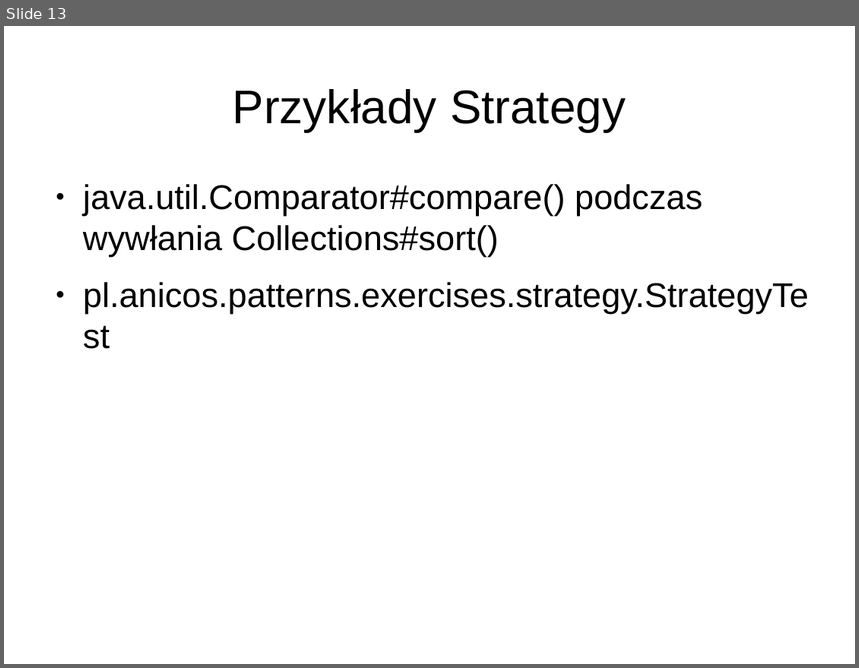
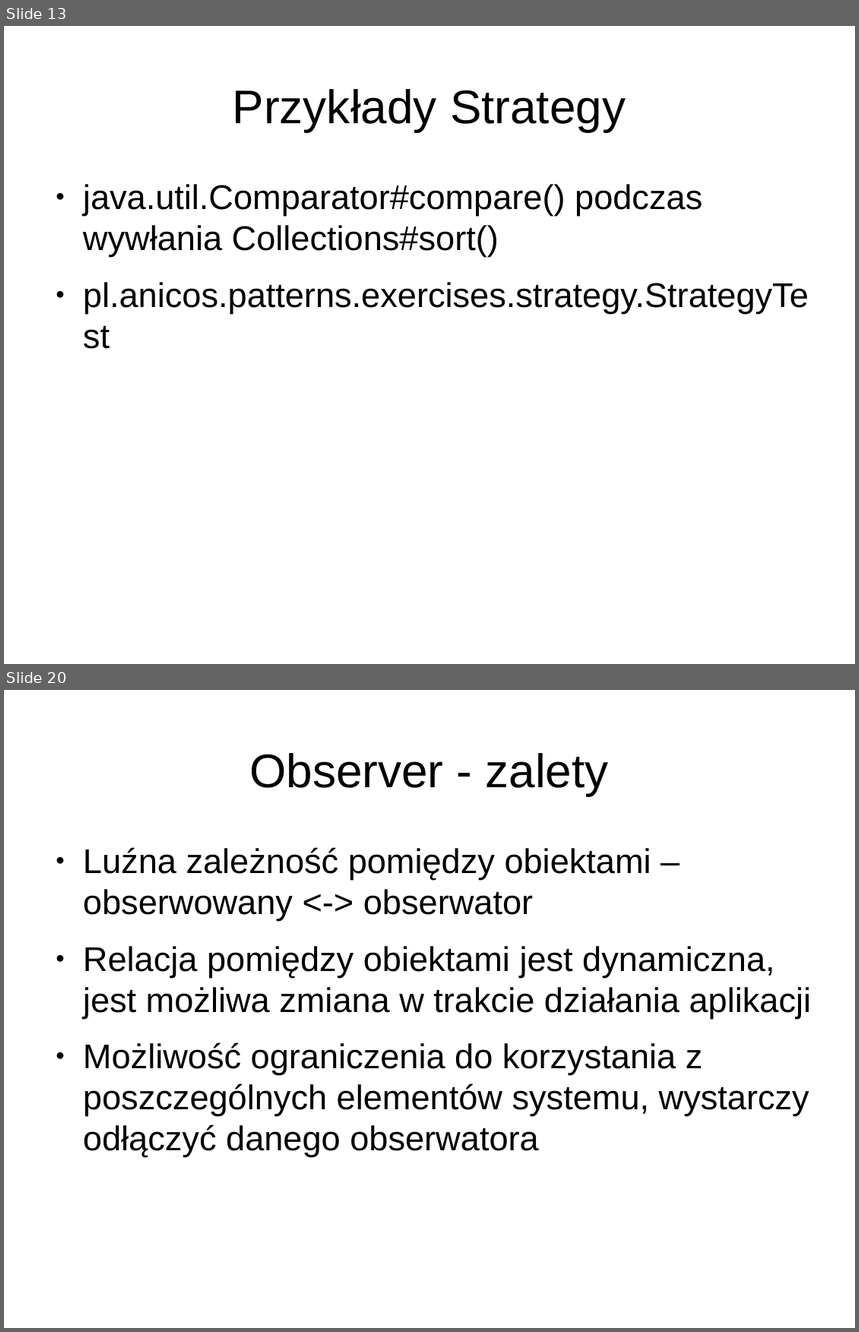
Before and after one commit to anicos/wzorce-projektowe-prezentacja, a slide deck: Part_3.odp. Shown one above the other, each under a label of ours: slide 13 before the commit, slides 13 and 20 after it; the slides between them are not shown. The pictures are 859x668 and 859x1332 pixels, drawn with LibreOffice and Linux fonts; fonts in the diff are those of the drawing. Boxes give left, top, right and bottom in pixels: in the first picture for what was removed or moved away, otherwise in the second. Text is boxed around its words. In the diff, an @@ line names an element or a change of style, - is before the commit and + after.

```diff
--- a/Part_3.odp
+++ b/Part_3.odp
@@ slide 20 added at [4, 690, 855, 1328], background #FFFFFF @@
@@ title added at [249, 753, 609, 796], 44 pt, text #000000 @@
+Observer - zalety
@@ text added at [83, 847, 812, 1157], 32 pt, text #000000 @@
+● Luźna zależność pomiędzy obiektami – obserwowany <-> obserwator
+● Relacja pomiędzy obiektami jest dynamiczna, jest możliwa zmiana w trakcie działania aplikacji
+● Możliwość ograniczenia do korzystania z poszczególnych elementów systemu, wystarczy odłączyć danego obserwatora
```
Also in this commit, not shown: 11 other slides added, 2 other files.
